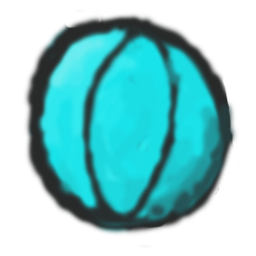
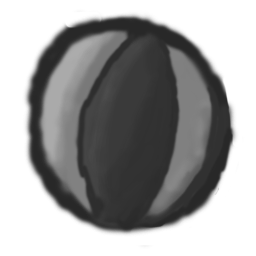
Two versions of the same layered image (256×256). Layer-by-layer changes:
added layer "Layer 2 copy 5" above "Layer 2 copy 3" over [28, 13, 235, 236]
hid "Layer 2 copy 4", painted on it over [28, 13, 235, 236]
